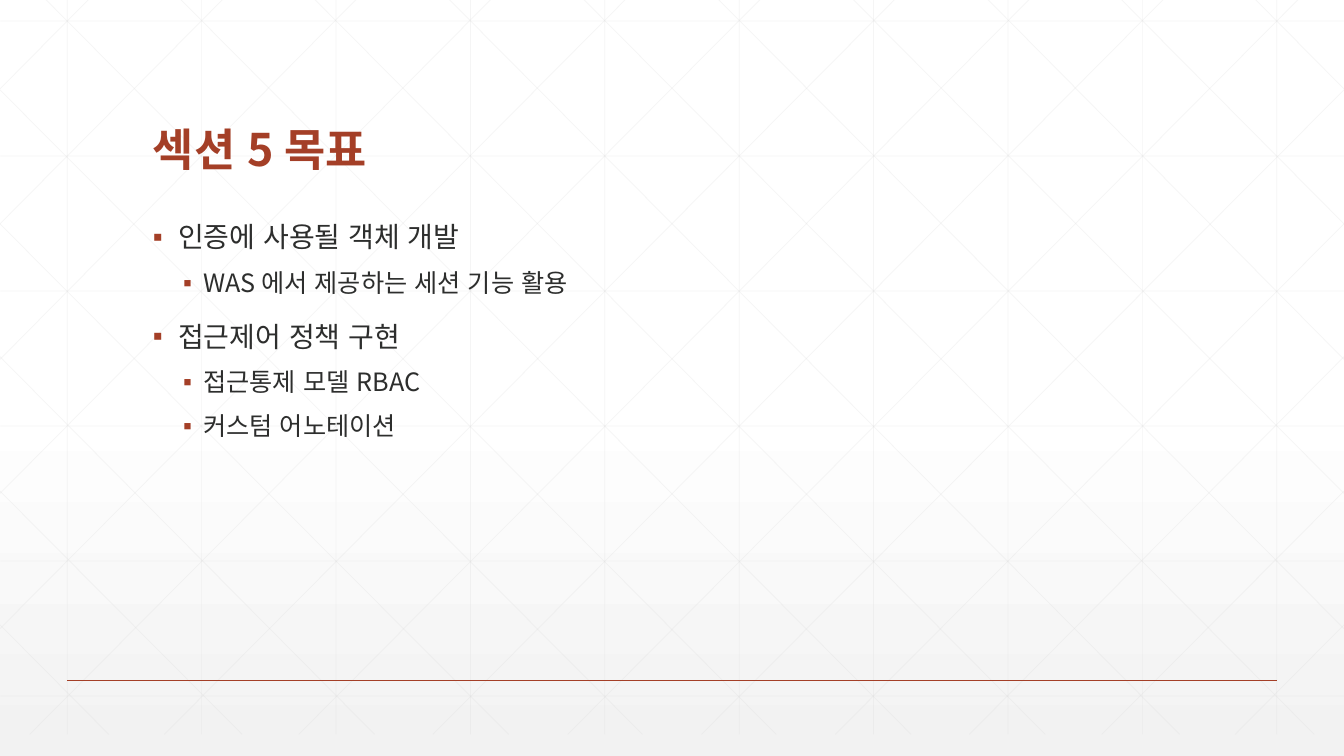
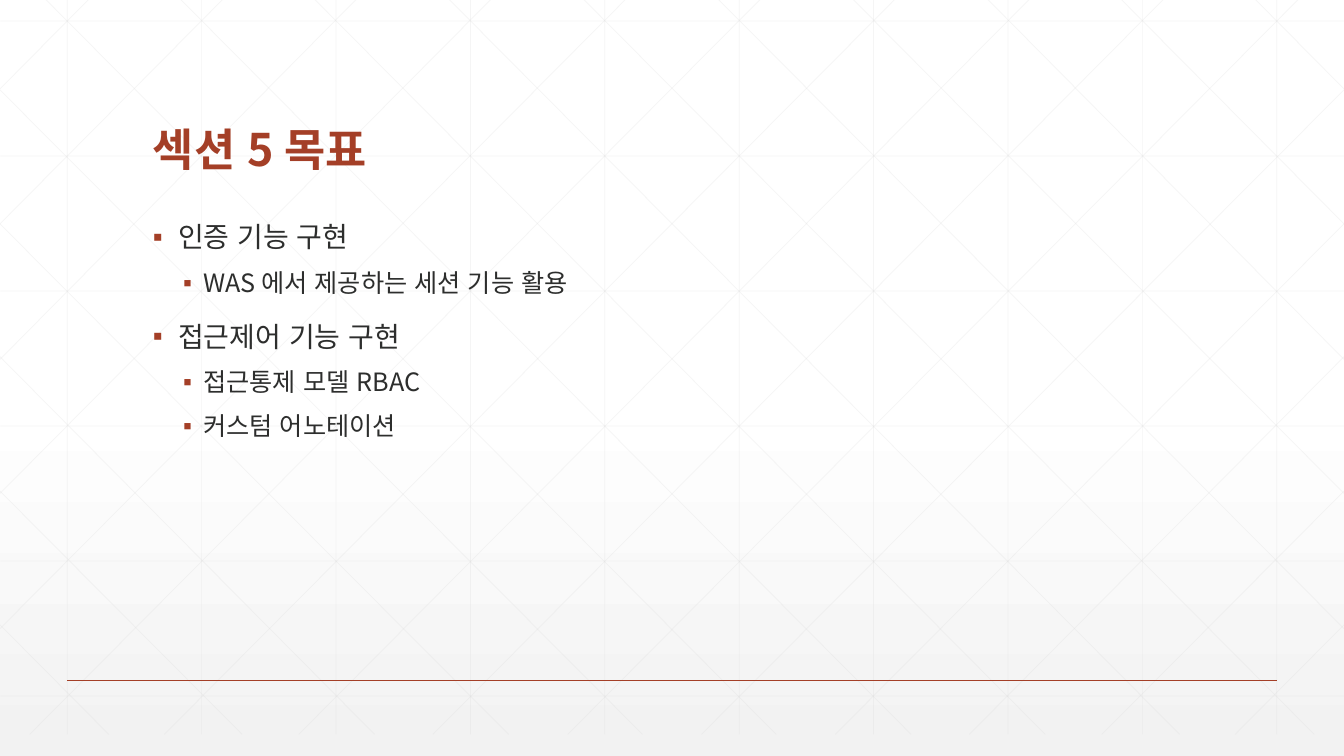
Before and after one commit to zeroshift01/code5, a slide deck: slide 2 of inflearn05/doc/5.인증과 접근제어 기능을 구현합니다..pptx. Drawn at 1344x756 pixels with LibreOffice and Linux fonts; fonts in the diff are those of the drawing. Boxes give left, top, right and bottom in pixels: in the first picture for what was removed or moved away, otherwise in the second. Text is boxed around its words. In the diff, an @@ line names an element or a change of style, - is before the commit and + after.

Commit message:
섹션5

```diff
--- a/inflearn05/doc/5.인증과 접근제어 기능을 구현합니다..pptx
+++ b/inflearn05/doc/5.인증과 접근제어 기능을 구현합니다..pptx
@@ text at bbox=[178, 224, 349, 250]: text changed @@
-▪ 인증에 사용될 객체 개발
+▪ 인증 기능 구현
@@ text at bbox=[178, 324, 401, 350]: text changed @@
-▪ 접근제어 정책 구현
+▪ 접근제어 기능 구현
```
Also in this commit, not shown: 2 other slides changed, 2 slides removed, 8 other files.
